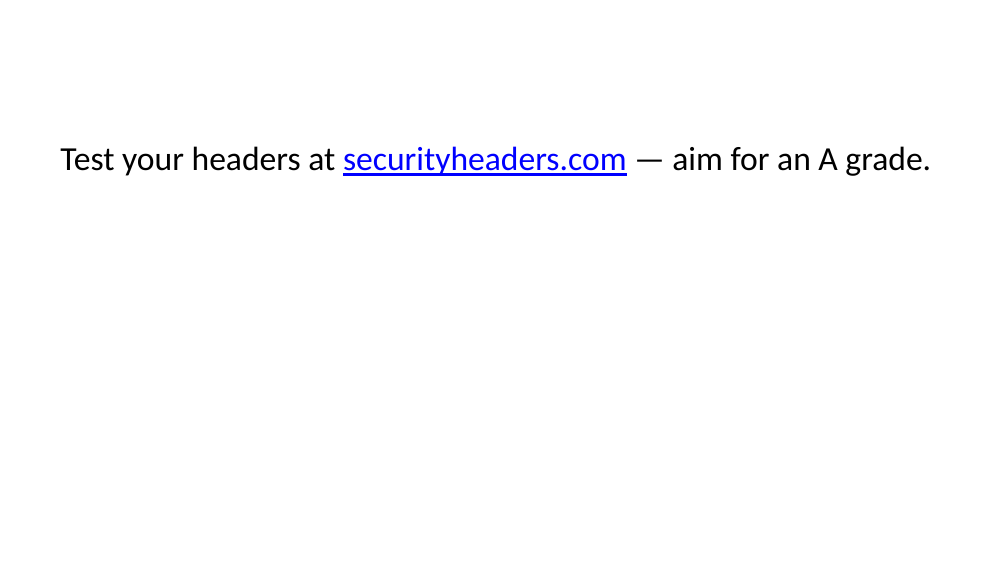
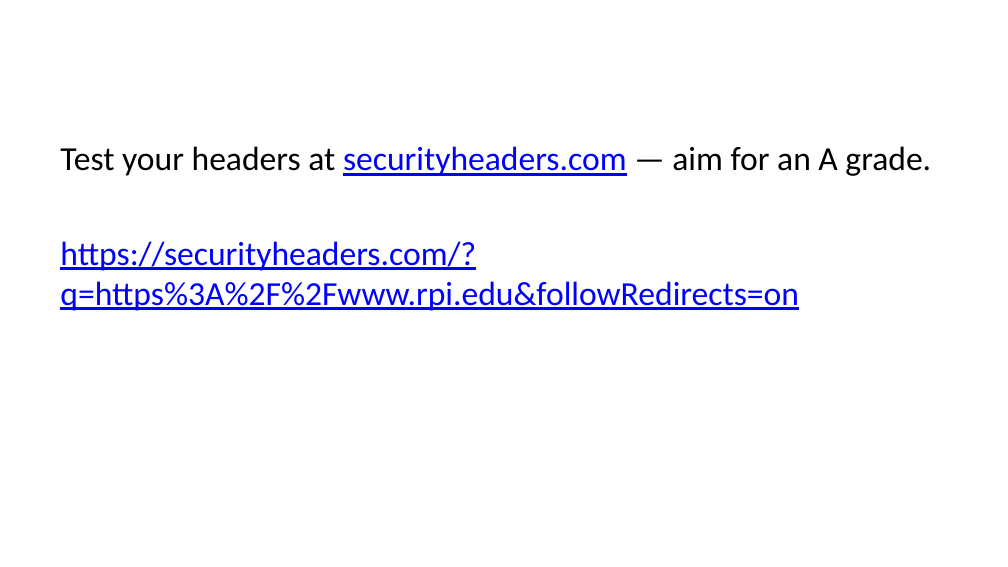
Before and after one commit to RPI-IT/ITWS4500_website, a slide deck: slide 25 of docs/slides/week14/hardening-web-apps.pptx. Drawn at 1008x567 pixels with LibreOffice and Linux fonts; fonts in the diff are those of the drawing. Boxes give left, top, right and bottom in pixels: in the first picture for what was removed or moved away, otherwise in the second. Text is boxed around its words. In the diff, an @@ line names an element or a change of style, - is before the commit and + after.

```diff
--- a/docs/slides/week14/hardening-web-apps.pptx
+++ b/docs/slides/week14/hardening-web-apps.pptx
@@ text at (x1=60, y1=241, x2=799, y2=311): paragraph added @@
+https://securityheaders.com/?q=https%3A%2F%2Fwww.rpi.edu&followRedirects=on
```
Also in this commit, not shown: 34 other slides changed, 1 slide added, 1 slide removed, 41 other files.
